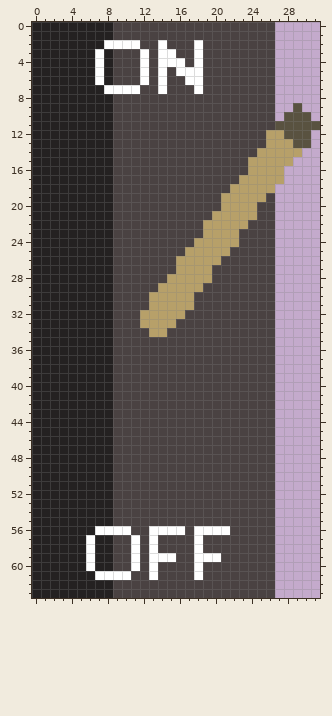
Two states of a pixel-art sprite, Sohlepse/Assets/lever_on.png. The picture above was drawn from the file before the commit.
The file is 32x64 pixels.
Once edited:
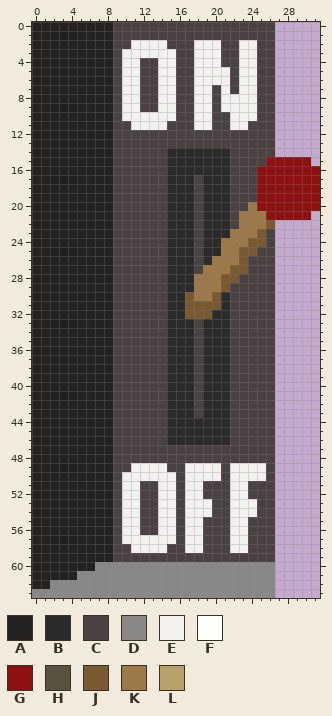
Palette (. is transparent): A #242121  B #2c2b2b  C #4a4242  D #8a8787  E #f3f1ee  F #ffffff  G #8e1111  H #595240  J #79592f  K #9d794a  L #b7a069
Message: Background vertical, sombras nas letras e nova sprite de lever
From old to new:
@@ x 0..31 @@
  1 AAAAAAAAACCCCCCCCCCCCCCCCCC.....
- 2 AAAAAAAAFFFFCCFCCCFCCCCCCCC.....
- 3 AAAAAAAFACCCFCFFCCFCCCCCCCC.....
- 4 AAAAAAAFACCCFCFFFCFCCCCCCCC.....
- 5 AAAAAAAFACCCFCFCFFFCCCCCCCC.....
- 6 AAAAAAAFACCCFCFCCFFCCCCCCCC.....
- 7 AAAAAAAAFFFFCCFCCCFCCCCCCCC.....
- 8 AAAAAAAAACCCCCCCCCCCCCCCCCC.....
- 9 AAAAAAAAACCCCCCCCCCCCCCCCCC..H..
-10 AAAAAAAAACCCCCCCCCCCCCCCCCC.HHH.
-11 AAAAAAAAACCCCCCCCCCCCCCCCCCHHHHH
-12 AAAAAAAAACCCCCCCCCCCCCCCCCLLHHH.
-13 AAAAAAAAACCCCCCCCCCCCCCCCCLLLHH.
-14 AAAAAAAAACCCCCCCCCCCCCCCCLLLLL..
-15 AAAAAAAAACCCCCCCCCCCCCCCLLLLL...
-16 AAAAAAAAACCCCCCCCCCCCCCCLLLL....
-17 AAAAAAAAACCCCCCCCCCCCCCLLLLL....
-18 AAAAAAAAACCCCCCCCCCCCCLLLLL.....
-19 AAAAAAAAACCCCCCCCCCCCLLLLLC.....
-20 AAAAAAAAACCCCCCCCCCCCLLLLCC.....
-21 AAAAAAAAACCCCCCCCCCCLLLLLCC.....
-22 AAAAAAAAACCCCCCCCCCLLLLLCCC.....
-23 AAAAAAAAACCCCCCCCCCLLLLCCCC.....
-24 AAAAAAAAACCCCCCCCCLLLLLCCCC.....
-25 AAAAAAAAACCCCCCCCLLLLLCCCCC.....
-26 AAAAAAAAACCCCCCCLLLLLCCCCCC.....
-27 AAAAAAAAACCCCCCCLLLLCCCCCCC.....
-28 AAAAAAAAACCCCCCLLLLLCCCCCCC.....
-29 AAAAAAAAACCCCCLLLLLCCCCCCCC.....
-30 AAAAAAAAACCCCLLLLLCCCCCCCCC.....
-31 AAAAAAAAACCCCLLLLLCCCCCCCCC.....
-32 AAAAAAAAACCCLLLLLCCCCCCCCCC.....
-33 AAAAAAAAACCCLLLLCCCCCCCCCCC.....
-34 AAAAAAAAACCCCLLCCCCCCCCCCCC.....
-35 AAAAAAAAACCCCCCCCCCCCCCCCCC.....
-36 AAAAAAAAACCCCCCCCCCCCCCCCCC.....
-37 AAAAAAAAACCCCCCCCCCCCCCCCCC.....
-38 AAAAAAAAACCCCCCCCCCCCCCCCCC.....
-39 AAAAAAAAACCCCCCCCCCCCCCCCCC.....
-40 AAAAAAAAACCCCCCCCCCCCCCCCCC.....
-41 AAAAAAAAACCCCCCCCCCCCCCCCCC.....
-42 AAAAAAAAACCCCCCCCCCCCCCCCCC.....
-43 AAAAAAAAACCCCCCCCCCCCCCCCCC.....
-44 AAAAAAAAACCCCCCCCCCCCCCCCCC.....
-45 AAAAAAAAACCCCCCCCCCCCCCCCCC.....
-46 AAAAAAAAACCCCCCCCCCCCCCCCCC.....
+ 2 AAAAAAAAACCEEEECCCEEECCEECC.....
+ 3 AAAAAAAAACEEEEEECCEEECCEECC.....
+ 4 AAAAAAAAACEECCEECCEEECCEECC.....
+ 5 AAAAAAAAACEECCEECCEEEECEECC.....
+ 6 AAAAAAAAACEECCEECCEEEECEECC.....
+ 7 AAAAAAAAACEECCEECCEECECEECC.....
+ 8 AAAAAAAAACEECCEECCEECEEEECC.....
+ 9 AAAAAAAAACEECCEECCEECEEEECC.....
+10 AAAAAAAAACEEEEEECCEECCEEECC.....
+11 AAAAAAAAACCEEEECCCEECCEECCC.....
+12 AAAAAAAAACCCCCCCCCCCCCCCCCC.....
+13 AAAAAAAAACCCCCCCCCCCCCCCCCC.....
+14 AAAAAAAAACCCCCCBBBBBBBCCCCC.....
+15 AAAAAAAAACCCCCCBBBBBBBCCCCGGGGG.
+16 AAAAAAAAACCCCCCBBBBBBBCCCGGGGGGG
+17 AAAAAAAAACCCCCCBBBCBBBCCCGGGGGGG
+18 AAAAAAAAACCCCCCBBBCBBBCCCGGGGGGG
+19 AAAAAAAAACCCCCCBBBCBBBCCCGGGGGGG
+20 AAAAAAAAACCCCCCBBBCBBBCCKGGGGGGG
+21 AAAAAAAAACCCCCCBBBCBBBCKKKGGGGG.
+22 AAAAAAAAACCCCCCBBBCBBBCKKKJ.....
+23 AAAAAAAAACCCCCCBBBCBBBKKKJC.....
+24 AAAAAAAAACCCCCCBBBCBBKKKJJC.....
+25 AAAAAAAAACCCCCCBBBCBBKKJJCC.....
+26 AAAAAAAAACCCCCCBBBCBKKKJCCC.....
+27 AAAAAAAAACCCCCCBBBCKKKJJCCC.....
+28 AAAAAAAAACCCCCCBBBKKKJJCCCC.....
+29 AAAAAAAAACCCCCCBBBKKKJCCCCC.....
+30 AAAAAAAAACCCCCCBBJKKJBCCCCC.....
+31 AAAAAAAAACCCCCCBBJJJJBCCCCC.....
+32 AAAAAAAAACCCCCCBBJJJBBCCCCC.....
+33 AAAAAAAAACCCCCCBBBCBBBCCCCC.....
+34 AAAAAAAAACCCCCCBBBCBBBCCCCC.....
+35 AAAAAAAAACCCCCCBBBCBBBCCCCC.....
+36 AAAAAAAAACCCCCCBBBCBBBCCCCC.....
+37 AAAAAAAAACCCCCCBBBCBBBCCCCC.....
+38 AAAAAAAAACCCCCCBBBCBBBCCCCC.....
+39 AAAAAAAAACCCCCCBBBCBBBCCCCC.....
+40 AAAAAAAAACCCCCCBBBCBBBCCCCC.....
+41 AAAAAAAAACCCCCCBBBCBBBCCCCC.....
+42 AAAAAAAAACCCCCCBBBCBBBCCCCC.....
+43 AAAAAAAAACCCCCCBBBCBBBCCCCC.....
+44 AAAAAAAAACCCCCCBBBBBBBCCCCC.....
+45 AAAAAAAAACCCCCCBBBBBBBCCCCC.....
+46 AAAAAAAAACCCCCCBBBBBBBCCCCC.....
 47 AAAAAAAAACCCCCCCCCCCCCCCCCC.....
 48 AAAAAAAAACCCCCCCCCCCCCCCCCC.....
-49 AAAAAAAAACCCCCCCCCCCCCCCCCC.....
-50 AAAAAAAAACCCCCCCCCCCCCCCCCC.....
-51 AAAAAAAAACCCCCCCCCCCCCCCCCC.....
-52 AAAAAAAAACCCCCCCCCCCCCCCCCC.....
-53 AAAAAAAAACCCCCCCCCCCCCCCCCC.....
-54 AAAAAAAAACCCCCCCCCCCCCCCCCC.....
-55 AAAAAAAAACCCCCCCCCCCCCCCCCC.....
-56 AAAAAAAFFFFCCFFFFCFFFFCCCCC.....
-57 AAAAAAFAACCFCFCCCCFCCCCCCCC.....
-58 AAAAAAFAACCFCFCCCCFCCCCCCCC.....
-59 AAAAAAFAACCFCFFFCCFFFCCCCCC.....
-60 AAAAAAFAACCFCFCCCCFCCCCCCCC.....
-61 AAAAAAAFFFFCCFCCCCFCCCCCCCC.....
-62 AAAAAAAAACCCCCCCCCCCCCCCCCC.....
-63 AAAAAAAAACCCCCCCCCCCCCCCCCC.....
+49 AAAAAAAAACCEEEECCEEEECEEEEC.....
+50 AAAAAAAAACEEEEEECEEEECEEEEC.....
+51 AAAAAAAAACEECCEECEECCCEECCC.....
+52 AAAAAAAAACEECCEECEECCCEECCC.....
+53 AAAAAAAAACEECCEECEEECCEEECC.....
+54 AAAAAAAAACEECCEECEEECCEEECC.....
+55 AAAAAAAAACEECCEECEECCCEECCC.....
+56 AAAAAAAAACEECCEECEECCCEECCC.....
+57 AAAAAAAAACEEEEEECEECCCEECCC.....
+58 AAAAAAAAACCEEEECCEECCCEECCC.....
+59 AAAAAAAAACCCCCCCCCCCCCCCCCC.....
+60 AAAAAAADDDDDDDDDDDDDDDDDDDD.....
+61 AAAAADDDDDDDDDDDDDDDDDDDDDD.....
+62 AADDDDDDDDDDDDDDDDDDDDDDDDD.....
+63 DDDDDDDDDDDDDDDDDDDDDDDDDDD.....
